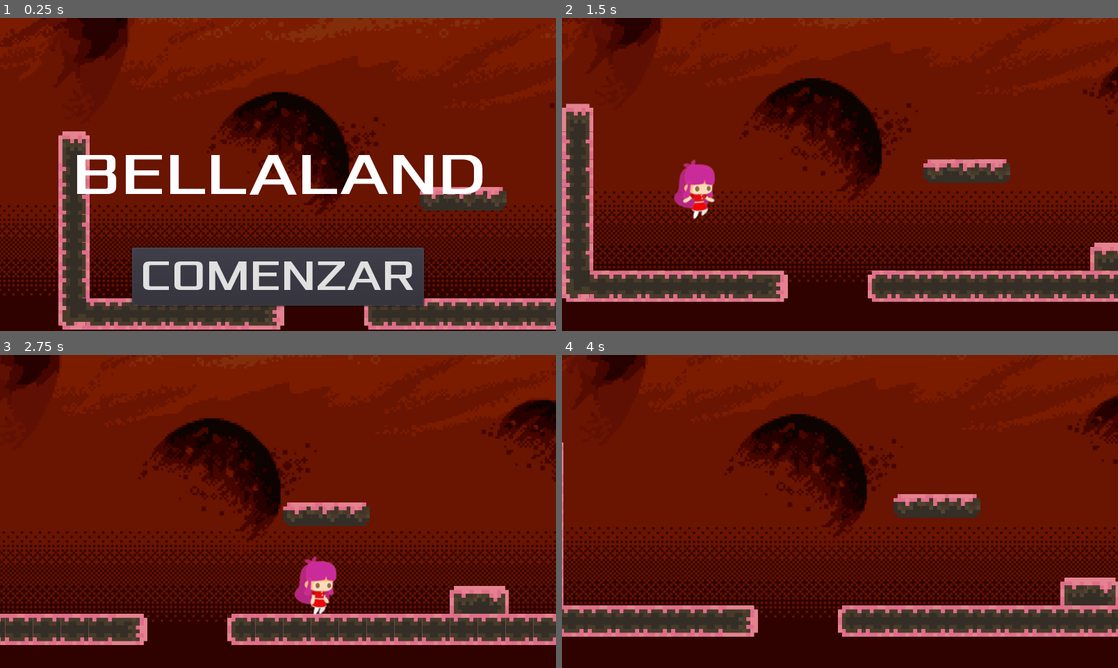
Above: before the commit, frames 1-4 (two rows, left to right).
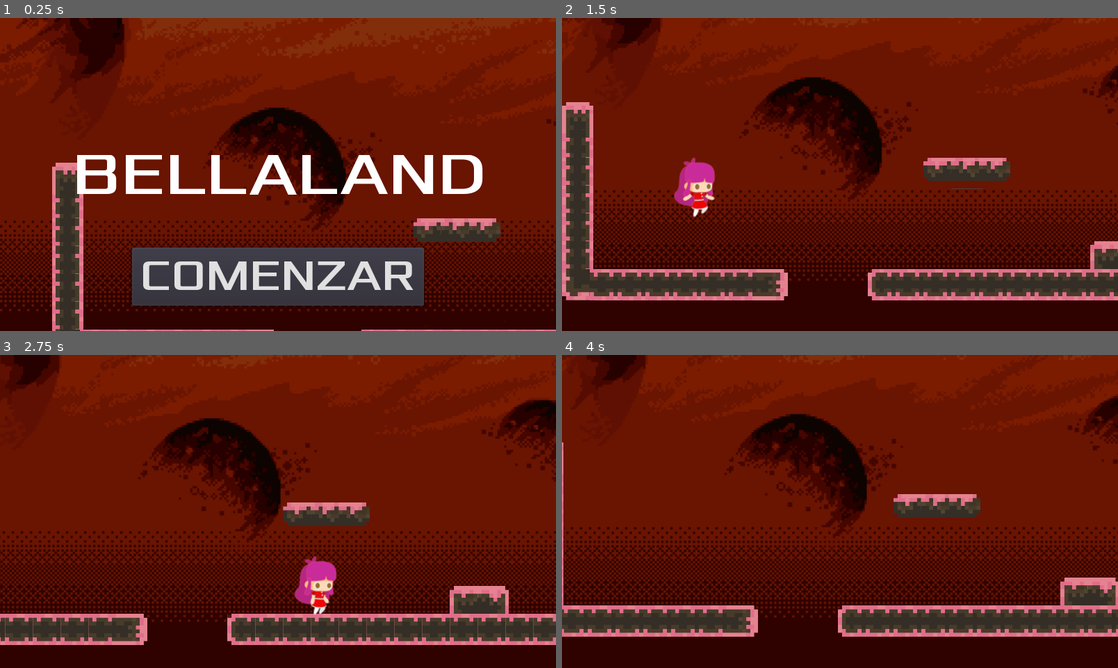
Above: after the commit, the same moments.

Repository: sebastian-sanchez-s/bellaland
Game: Godot game, scene res://src/scn/Bellaland.tscn
Same seed, same stepped clock (60 frames per second), same inputs: the game is played once before the commit and once after it.
Inputs:
- Up to frame 1 (0.25 s): no input
- Up to frame 2 (1.5 s): click "COMENZAR" at 0.5 s; hold Right (ui_right) from 1.28 s (still down); tap Up (ui_up) at 1.35 s
- Up to frame 3 (2.75 s): keep holding Right (ui_right); tap Up (ui_up) at 1.52, 1.82, 2.1, 2.27, 2.57 s
- Up to frame 4 (4 s): release Right (ui_right) at 2.78 s; hold Left (ui_left) 2.78-3.53 s; tap Up (ui_up) at 2.85, 3.6, 3.77 s; hold Right (ui_right) from 3.53 s (still down)

The runs differ from the first frame. In frame 1, 23% of the frame differs, in the area x 0-100%, y 0-100%; in frame 2, 10%; in frame 3, less than 0.1%; in frame 4, nothing differs.

Commit message:
Add sounds effect for jumping, death, game over and new backgroung music

Diff:
--- a/src/code/Bella.gd
+++ b/src/code/Bella.gd
@@ -43,6 +43,7 @@
 		if is_on_floor():
 			velocity.y -= jump_speed
 			$AnimatedSprite.play("Jump")
+			$JumpEffect.play()
 	if Input.is_action_just_pressed("ui_down"):
 		if not is_on_floor():
 			velocity.y += jump_speed*0.5
@@ -56,16 +57,18 @@
 
 func play_death() -> void:
 	$AnimatedSprite.play("Death")
+	$DeathSound.play()
 
 func _on_Bella_hitted() -> void:
 	lives -= 1
 	if lives == 0:
+		play_death()
 		emit_signal("player_dead", "hit")
 	else:
 		blink()
 
 func blink() -> void:
-	for i in range(4):
+	for _i in range(4):
 		$AnimatedSprite.modulate.a = 0.5
 		yield(get_tree().create_timer(BLINK_TIME), "timeout")
 		$AnimatedSprite.modulate.a = 1
--- a/src/code/Bellaland.gd
+++ b/src/code/Bellaland.gd
@@ -18,7 +18,7 @@
 
 	$HUD.show_start_menu()
 
-func _process(delta):
+func _process(_delta):
 	if Input.is_action_just_pressed("ui_end"):
 		exit()
 
--- a/src/code/HUD.gd
+++ b/src/code/HUD.gd
@@ -8,10 +8,12 @@
 func _ready():
 	game_over_timer = Timer.new()
 	add_child(game_over_timer)
-	game_over_timer.connect("timeout", self, "show_start_menu")
+	if  game_over_timer.connect("timeout", self, "show_start_menu"):
+		pass
 	game_over_timer.one_shot = true
 
 func show_game_over(msg):
+	$GameOver.play()
 	$MessageLabel.text = msg
 	$MessageLabel.show()
 
@@ -27,5 +29,6 @@
 
 func _on_StartButton_pressed():
 	emit_signal("start_game")
+	$Accept.play()
 	$MessageLabel.hide()
 	$StartButton.hide()
--- a/src/scn/Bella.tscn
+++ b/src/scn/Bella.tscn
@@ -1,410 +1,412 @@
-[gd_scene load_steps=104 format=2]
+[gd_scene load_steps=106 format=2]
 
 [ext_resource path="res://res/bella_sprites/Walk_sprite.png" type="Texture" id=1]
 [ext_resource path="res://res/bella_sprites/Jump_sprite.png" type="Texture" id=2]
 [ext_resource path="res://res/bella_sprites/Idle_sprite.png" type="Texture" id=3]
 [ext_resource path="res://res/bella_sprites/Dead_sprite.png" type="Texture" id=4]
+[ext_resource path="res://res/sound/vgdeathsound.wav" type="AudioStream" id=5]
+[ext_resource path="res://res/sound/jump.wav" type="AudioStream" id=7]
 [ext_resource path="res://src/code/Bella.gd" type="Script" id=117]
 
 [sub_resource type="AtlasTexture" id=1]
 flags = 4
+atlas = ExtResource( 4 )
+region = Rect2( 0, 0, 90, 75 )
+
+[sub_resource type="AtlasTexture" id=2]
+flags = 4
+atlas = ExtResource( 4 )
+region = Rect2( 90, 0, 90, 75 )
+
+[sub_resource type="AtlasTexture" id=3]
+flags = 4
+atlas = ExtResource( 4 )
+region = Rect2( 180, 0, 90, 75 )
+
+[sub_resource type="AtlasTexture" id=4]
+flags = 4
+atlas = ExtResource( 4 )
+region = Rect2( 270, 0, 90, 75 )
+
+[sub_resource type="AtlasTexture" id=5]
+flags = 4
+atlas = ExtResource( 4 )
+region = Rect2( 360, 0, 90, 75 )
+
+[sub_resource type="AtlasTexture" id=6]
+flags = 4
+atlas = ExtResource( 4 )
+region = Rect2( 450, 0, 90, 75 )
+
+[sub_resource type="AtlasTexture" id=7]
+flags = 4
+atlas = ExtResource( 4 )
+region = Rect2( 540, 0, 90, 75 )
+
+[sub_resource type="AtlasTexture" id=8]
+flags = 4
+atlas = ExtResource( 4 )
+region = Rect2( 630, 0, 90, 75 )
+
+[sub_resource type="AtlasTexture" id=9]
+flags = 4
+atlas = ExtResource( 4 )
+region = Rect2( 720, 0, 90, 75 )
+
+[sub_resource type="AtlasTexture" id=10]
+flags = 4
+atlas = ExtResource( 4 )
+region = Rect2( 810, 0, 90, 75 )
+
+[sub_resource type="AtlasTexture" id=11]
+flags = 4
+atlas = ExtResource( 4 )
+region = Rect2( 900, 0, 90, 75 )
+
+[sub_resource type="AtlasTexture" id=12]
+flags = 4
+atlas = ExtResource( 4 )
+region = Rect2( 990, 0, 90, 75 )
+
+[sub_resource type="AtlasTexture" id=13]
+flags = 4
+atlas = ExtResource( 4 )
+region = Rect2( 1080, 0, 90, 75 )
+
+[sub_resource type="AtlasTexture" id=14]
+flags = 4
+atlas = ExtResource( 4 )
+region = Rect2( 1170, 0, 90, 75 )
+
+[sub_resource type="AtlasTexture" id=15]
+flags = 4
+atlas = ExtResource( 4 )
+region = Rect2( 1260, 0, 90, 75 )
+
+[sub_resource type="AtlasTexture" id=16]
+flags = 4
+atlas = ExtResource( 4 )
+region = Rect2( 0, 75, 90, 75 )
+
+[sub_resource type="AtlasTexture" id=17]
+flags = 4
+atlas = ExtResource( 4 )
+region = Rect2( 90, 75, 90, 75 )
+
+[sub_resource type="AtlasTexture" id=18]
+flags = 4
+atlas = ExtResource( 4 )
+region = Rect2( 180, 75, 90, 75 )
+
+[sub_resource type="AtlasTexture" id=19]
+flags = 4
+atlas = ExtResource( 4 )
+region = Rect2( 270, 75, 90, 75 )
+
+[sub_resource type="AtlasTexture" id=20]
+flags = 4
+atlas = ExtResource( 4 )
+region = Rect2( 360, 75, 90, 75 )
+
+[sub_resource type="AtlasTexture" id=21]
+flags = 4
+atlas = ExtResource( 4 )
+region = Rect2( 450, 75, 90, 75 )
+
+[sub_resource type="AtlasTexture" id=22]
+flags = 4
+atlas = ExtResource( 4 )
+region = Rect2( 540, 75, 90, 75 )
+
+[sub_resource type="AtlasTexture" id=23]
+flags = 4
+atlas = ExtResource( 4 )
+region = Rect2( 630, 75, 90, 75 )
+
+[sub_resource type="AtlasTexture" id=24]
+flags = 4
+atlas = ExtResource( 4 )
+region = Rect2( 720, 75, 90, 75 )
+
+[sub_resource type="AtlasTexture" id=25]
+flags = 4
+atlas = ExtResource( 4 )
+region = Rect2( 810, 75, 90, 75 )
+
+[sub_resource type="AtlasTexture" id=26]
+flags = 4
+atlas = ExtResource( 4 )
+region = Rect2( 900, 75, 90, 75 )
+
+[sub_resource type="AtlasTexture" id=27]
+flags = 4
+atlas = ExtResource( 4 )
+region = Rect2( 990, 75, 90, 75 )
+
+[sub_resource type="AtlasTexture" id=28]
+flags = 4
+atlas = ExtResource( 4 )
+region = Rect2( 1080, 75, 90, 75 )
+
+[sub_resource type="AtlasTexture" id=29]
+flags = 4
+atlas = ExtResource( 4 )
+region = Rect2( 1170, 75, 90, 75 )
+
+[sub_resource type="AtlasTexture" id=30]
+flags = 4
+atlas = ExtResource( 4 )
+region = Rect2( 1260, 75, 90, 75 )
+
+[sub_resource type="AtlasTexture" id=31]
+flags = 4
 atlas = ExtResource( 1 )
 region = Rect2( 0, 0, 64, 70 )
 
-[sub_resource type="AtlasTexture" id=2]
+[sub_resource type="AtlasTexture" id=32]
 flags = 4
 atlas = ExtResource( 1 )
 region = Rect2( 64, 0, 64, 70 )
 
-[sub_resource type="AtlasTexture" id=3]
+[sub_resource type="AtlasTexture" id=33]
 flags = 4
 atlas = ExtResource( 1 )
 region = Rect2( 128, 0, 64, 70 )
 
-[sub_resource type="AtlasTexture" id=4]
+[sub_resource type="AtlasTexture" id=34]
 flags = 4
 atlas = ExtResource( 1 )
 region = Rect2( 192, 0, 64, 70 )
 
-[sub_resource type="AtlasTexture" id=5]
+[sub_resource type="AtlasTexture" id=35]
 flags = 4
 atlas = ExtResource( 1 )
 region = Rect2( 256, 0, 64, 70 )
 
-[sub_resource type="AtlasTexture" id=6]
+[sub_resource type="AtlasTexture" id=36]
 flags = 4
 atlas = ExtResource( 1 )
 region = Rect2( 320, 0, 64, 70 )
 
-[sub_resource type="AtlasTexture" id=7]
+[sub_resource type="AtlasTexture" id=37]
 flags = 4
 atlas = ExtResource( 1 )
 region = Rect2( 384, 0, 64, 70 )
 
-[sub_resource type="AtlasTexture" id=8]
+[sub_resource type="AtlasTexture" id=38]
 flags = 4
 atlas = ExtResource( 1 )
 region = Rect2( 448, 0, 64, 70 )
 
-[sub_resource type="AtlasTexture" id=9]
+[sub_resource type="AtlasTexture" id=39]
 flags = 4
 atlas = ExtResource( 1 )
 region = Rect2( 512, 0, 64, 70 )
 
-[sub_resource type="AtlasTexture" id=10]
+[sub_resource type="AtlasTexture" id=40]
 flags = 4
 atlas = ExtResource( 1 )
 region = Rect2( 576, 0, 64, 70 )
 
-[sub_resource type="AtlasTexture" id=11]
+[sub_resource type="AtlasTexture" id=41]
 flags = 4
 atlas = ExtResource( 1 )
 region = Rect2( 640, 0, 64, 70 )
 
-[sub_resource type="AtlasTexture" id=12]
+[sub_resource type="AtlasTexture" id=42]
 flags = 4
 atlas = ExtResource( 1 )
 region = Rect2( 704, 0, 64, 70 )
 
-[sub_resource type="AtlasTexture" id=13]
+[sub_resource type="AtlasTexture" id=43]
 flags = 4
 atlas = ExtResource( 1 )
 region = Rect2( 768, 0, 64, 70 )
 
-[sub_resource type="AtlasTexture" id=14]
+[sub_resource type="AtlasTexture" id=44]
 flags = 4
 atlas = ExtResource( 1 )
 region = Rect2( 832, 0, 64, 70 )
 
-[sub_resource type="AtlasTexture" id=15]
+[sub_resource type="AtlasTexture" id=45]
 flags = 4
 atlas = ExtResource( 1 )
 region = Rect2( 896, 0, 64, 70 )
 
-[sub_resource type="AtlasTexture" id=16]
+[sub_resource type="AtlasTexture" id=46]
 flags = 4
 atlas = ExtResource( 1 )
 region = Rect2( 960, 0, 64, 70 )
 
-[sub_resource type="AtlasTexture" id=17]
+[sub_resource type="AtlasTexture" id=47]
 flags = 4
 atlas = ExtResource( 1 )
 region = Rect2( 1024, 0, 64, 70 )
 
-[sub_resource type="AtlasTexture" id=18]
+[sub_resource type="AtlasTexture" id=48]
 flags = 4
 atlas = ExtResource( 1 )
 region = Rect2( 1088, 0, 64, 70 )
 
-[sub_resource type="AtlasTexture" id=19]
+[sub_resource type="AtlasTexture" id=49]
 flags = 4
 atlas = ExtResource( 1 )
 region = Rect2( 1152, 0, 64, 70 )
 
-[sub_resource type="AtlasTexture" id=20]
+[sub_resource type="AtlasTexture" id=50]
 flags = 4
 atlas = ExtResource( 1 )
 region = Rect2( 1216, 0, 64, 70 )
 
-[sub_resource type="AtlasTexture" id=21]
+[sub_resource type="AtlasTexture" id=51]
 flags = 4
 atlas = ExtResource( 2 )
 region = Rect2( 0, 0, 64, 70 )
 
-[sub_resource type="AtlasTexture" id=22]
+[sub_resource type="AtlasTexture" id=52]
 flags = 4
 atlas = ExtResource( 2 )
 region = Rect2( 64, 0, 64, 70 )
 
-[sub_resource type="AtlasTexture" id=23]
+[sub_resource type="AtlasTexture" id=53]
 flags = 4
 atlas = ExtResource( 2 )
 region = Rect2( 128, 0, 64, 70 )
 
-[sub_resource type="AtlasTexture" id=24]
+[sub_resource type="AtlasTexture" id=54]
 flags = 4
 atlas = ExtResource( 2 )
 region = Rect2( 192, 0, 64, 70 )
 
-[sub_resource type="AtlasTexture" id=25]
+[sub_resource type="AtlasTexture" id=55]
 flags = 4
 atlas = ExtResource( 2 )
 region = Rect2( 256, 0, 64, 70 )
 
-[sub_resource type="AtlasTexture" id=26]
+[sub_resource type="AtlasTexture" id=56]
 flags = 4
 atlas = ExtResource( 2 )
 region = Rect2( 320, 0, 64, 70 )
 
-[sub_resource type="AtlasTexture" id=27]
+[sub_resource type="AtlasTexture" id=57]
 flags = 4
 atlas = ExtResource( 2 )
 region = Rect2( 384, 0, 64, 70 )
 
-[sub_resource type="AtlasTexture" id=28]
+[sub_resource type="AtlasTexture" id=58]
 flags = 4
 atlas = ExtResource( 2 )
 region = Rect2( 448, 0, 64, 70 )
 
-[sub_resource type="AtlasTexture" id=29]
+[sub_resource type="AtlasTexture" id=59]
 flags = 4
 atlas = ExtResource( 2 )
 region = Rect2( 512, 0, 64, 70 )
 
-[sub_resource type="AtlasTexture" id=30]
+[sub_resource type="AtlasTexture" id=60]
 flags = 4
 atlas = ExtResource( 2 )
 region = Rect2( 576, 0, 64, 70 )
 
-[sub_resource type="AtlasTexture" id=31]
+[sub_resource type="AtlasTexture" id=61]
 flags = 4
 atlas = ExtResource( 2 )
 region = Rect2( 640, 0, 64, 70 )
 
-[sub_resource type="AtlasTexture" id=32]
+[sub_resource type="AtlasTexture" id=62]
 flags = 4
 atlas = ExtResource( 2 )
 region = Rect2( 704, 0, 64, 70 )
 
-[sub_resource type="AtlasTexture" id=33]
+[sub_resource type="AtlasTexture" id=63]
 flags = 4
 atlas = ExtResource( 2 )
 region = Rect2( 768, 0, 64, 70 )
 
-[sub_resource type="AtlasTexture" id=34]
+[sub_resource type="AtlasTexture" id=64]
 flags = 4
 atlas = ExtResource( 2 )
 region = Rect2( 832, 0, 64, 70 )
 
-[sub_resource type="AtlasTexture" id=35]
+[sub_resource type="AtlasTexture" id=65]
 flags = 4
 atlas = ExtResource( 2 )
 region = Rect2( 896, 0, 64, 70 )
 
-[sub_resource type="AtlasTexture" id=36]
+[sub_resource type="AtlasTexture" id=66]
 flags = 4
 atlas = ExtResource( 2 )
 region = Rect2( 960, 0, 64, 70 )
 
-[sub_resource type="AtlasTexture" id=37]
+[sub_resource type="AtlasTexture" id=67]
 flags = 4
 atlas = ExtResource( 2 )
 region = Rect2( 1024, 0, 64, 70 )
 
-[sub_resource type="AtlasTexture" id=38]
+[sub_resource type="AtlasTexture" id=68]
 flags = 4
 atlas = ExtResource( 2 )
 region = Rect2( 1088, 0, 64, 70 )
 
-[sub_resource type="AtlasTexture" id=39]
+[sub_resource type="AtlasTexture" id=69]
 flags = 4
 atlas = ExtResource( 2 )
 region = Rect2( 1152, 0, 64, 70 )
 
-[sub_resource type="AtlasTexture" id=40]
+[sub_resource type="AtlasTexture" id=70]
 flags = 4
 atlas = ExtResource( 2 )
 region = Rect2( 1216, 0, 64, 70 )
 
-[sub_resource type="AtlasTexture" id=41]
+[sub_resource type="AtlasTexture" id=71]
 flags = 4
 atlas = ExtResource( 2 )
 region = Rect2( 1280, 0, 64, 70 )
 
-[sub_resource type="AtlasTexture" id=42]
+[sub_resource type="AtlasTexture" id=72]
 flags = 4
 atlas = ExtResource( 2 )
 region = Rect2( 1344, 0, 64, 70 )
 
-[sub_resource type="AtlasTexture" id=43]
+[sub_resource type="AtlasTexture" id=73]
 flags = 4
 atlas = ExtResource( 2 )
 region = Rect2( 1408, 0, 64, 70 )
 
-[sub_resource type="AtlasTexture" id=44]
+[sub_resource type="AtlasTexture" id=74]
 flags = 4
 atlas = ExtResource( 2 )
 region = Rect2( 1472, 0, 64, 70 )
 
-[sub_resource type="AtlasTexture" id=45]
+[sub_resource type="AtlasTexture" id=75]
 flags = 4
 atlas = ExtResource( 2 )
 region = Rect2( 1536, 0, 64, 70 )
 
-[sub_resource type="AtlasTexture" id=46]
+[sub_resource type="AtlasTexture" id=76]
 flags = 4
 atlas = ExtResource( 2 )
 region = Rect2( 1600, 0, 64, 70 )
 
-[sub_resource type="AtlasTexture" id=47]
+[sub_resource type="AtlasTexture" id=77]
 flags = 4
 atlas = ExtResource( 2 )
 region = Rect2( 1664, 0, 64, 70 )
 
-[sub_resource type="AtlasTexture" id=48]
+[sub_resource type="AtlasTexture" id=78]
 flags = 4
 atlas = ExtResource( 2 )
 region = Rect2( 1728, 0, 64, 70 )
 
-[sub_resource type="AtlasTexture" id=49]
+[sub_resource type="AtlasTexture" id=79]
 flags = 4
 atlas = ExtResource( 2 )
 region = Rect2( 1792, 0, 64, 70 )
 
-[sub_resource type="AtlasTexture" id=50]
+[sub_resource type="AtlasTexture" id=80]
 flags = 4
 atlas = ExtResource( 2 )
 region = Rect2( 1856, 0, 64, 70 )
-
-[sub_resource type="AtlasTexture" id=51]
-flags = 4
-atlas = ExtResource( 4 )
-region = Rect2( 0, 0, 90, 75 )
-
-[sub_resource type="AtlasTexture" id=52]
-flags = 4
-atlas = ExtResource( 4 )
-region = Rect2( 90, 0, 90, 75 )
-
-[sub_resource type="AtlasTexture" id=53]
-flags = 4
-atlas = ExtResource( 4 )
-region = Rect2( 180, 0, 90, 75 )
-
-[sub_resource type="AtlasTexture" id=54]
-flags = 4
-atlas = ExtResource( 4 )
-region = Rect2( 270, 0, 90, 75 )
-
-[sub_resource type="AtlasTexture" id=55]
-flags = 4
-atlas = ExtResource( 4 )
-region = Rect2( 360, 0, 90, 75 )
-
-[sub_resource type="AtlasTexture" id=56]
-flags = 4
-atlas = ExtResource( 4 )
-region = Rect2( 450, 0, 90, 75 )
-
-[sub_resource type="AtlasTexture" id=57]
-flags = 4
-atlas = ExtResource( 4 )
-region = Rect2( 540, 0, 90, 75 )
-
-[sub_resource type="AtlasTexture" id=58]
-flags = 4
-atlas = ExtResource( 4 )
-region = Rect2( 630, 0, 90, 75 )
-
-[sub_resource type="AtlasTexture" id=59]
-flags = 4
-atlas = ExtResource( 4 )
-region = Rect2( 720, 0, 90, 75 )
-
-[sub_resource type="AtlasTexture" id=60]
-flags = 4
-atlas = ExtResource( 4 )
-region = Rect2( 810, 0, 90, 75 )
-
-[sub_resource type="AtlasTexture" id=61]
-flags = 4
-atlas = ExtResource( 4 )
-region = Rect2( 900, 0, 90, 75 )
-
-[sub_resource type="AtlasTexture" id=62]
-flags = 4
-atlas = ExtResource( 4 )
-region = Rect2( 990, 0, 90, 75 )
-
-[sub_resource type="AtlasTexture" id=63]
-flags = 4
-atlas = ExtResource( 4 )
-region = Rect2( 1080, 0, 90, 75 )
-
-[sub_resource type="AtlasTexture" id=64]
-flags = 4
-atlas = ExtResource( 4 )
-region = Rect2( 1170, 0, 90, 75 )
-
-[sub_resource type="AtlasTexture" id=65]
-flags = 4
-atlas = ExtResource( 4 )
-region = Rect2( 1260, 0, 90, 75 )
-
-[sub_resource type="AtlasTexture" id=66]
-flags = 4
-atlas = ExtResource( 4 )
-region = Rect2( 0, 75, 90, 75 )
-
-[sub_resource type="AtlasTexture" id=67]
-flags = 4
-atlas = ExtResource( 4 )
-region = Rect2( 90, 75, 90, 75 )
-
-[sub_resource type="AtlasTexture" id=68]
-flags = 4
-atlas = ExtResource( 4 )
-region = Rect2( 180, 75, 90, 75 )
-
-[sub_resource type="AtlasTexture" id=69]
-flags = 4
-atlas = ExtResource( 4 )
-region = Rect2( 270, 75, 90, 75 )
-
-[sub_resource type="AtlasTexture" id=70]
-flags = 4
-atlas = ExtResource( 4 )
-region = Rect2( 360, 75, 90, 75 )
-
-[sub_resource type="AtlasTexture" id=71]
-flags = 4
-atlas = ExtResource( 4 )
-region = Rect2( 450, 75, 90, 75 )
-
-[sub_resource type="AtlasTexture" id=72]
-flags = 4
-atlas = ExtResource( 4 )
-region = Rect2( 540, 75, 90, 75 )
-
-[sub_resource type="AtlasTexture" id=73]
-flags = 4
-atlas = ExtResource( 4 )
-region = Rect2( 630, 75, 90, 75 )
-
-[sub_resource type="AtlasTexture" id=74]
-flags = 4
-atlas = ExtResource( 4 )
-region = Rect2( 720, 75, 90, 75 )
-
-[sub_resource type="AtlasTexture" id=75]
-flags = 4
-atlas = ExtResource( 4 )
-region = Rect2( 810, 75, 90, 75 )
-
-[sub_resource type="AtlasTexture" id=76]
-flags = 4
-atlas = ExtResource( 4 )
-region = Rect2( 900, 75, 90, 75 )
-
-[sub_resource type="AtlasTexture" id=77]
-flags = 4
-atlas = ExtResource( 4 )
-region = Rect2( 990, 75, 90, 75 )
-
-[sub_resource type="AtlasTexture" id=78]
-flags = 4
-atlas = ExtResource( 4 )
-region = Rect2( 1080, 75, 90, 75 )
-
-[sub_resource type="AtlasTexture" id=79]
-flags = 4
-atlas = ExtResource( 4 )
-region = Rect2( 1170, 75, 90, 75 )
-
-[sub_resource type="AtlasTexture" id=80]
-flags = 4
-atlas = ExtResource( 4 )
-region = Rect2( 1260, 75, 90, 75 )
 
 [sub_resource type="AtlasTexture" id=81]
 flags = 4
@@ -488,19 +490,19 @@
 
 [sub_resource type="SpriteFrames" id=97]
 animations = [ {
-"frames": [ SubResource( 1 ), SubResource( 2 ), SubResource( …(281 unchanged characters)…  ), SubResource( 19 ), SubResource( 20 ) ],
+"frames": [ SubResource( 1 ), SubResource( 2 ), SubResource( …(281 unchanged characters)…  ), SubResource( 19 ), SubResource( 20 ), SubResource( 21 ), SubResource( 22 ), SubResource( 23 ), SubResource( 24 ), SubResource( 25 ), SubResource( 26 ), SubResource( 27 ), SubResource( 28 ), SubResource( 29 ), SubResource( 30 ) ],
+"loop": true,
+"name": "Death",
+"speed": 30.0
+}, {
+"frames": [ SubResource( 31 ), SubResource( 32 ), SubResource( 33 ), SubResource( 34 ), SubResource( 35 ), SubResource( 36 ), SubResource( 37 ), SubResource( 38 ), SubResource( 39 ), SubResource( 40 ), SubResource( 41 ), SubResource( 42 ), SubResource( 43 ), SubResource( 44 ), SubResource( 45 ), SubResource( 46 ), SubResource( 47 ), SubResource( 48 ), SubResource( 49 ), SubResource( 50 ) ],
 "loop": true,
 "name": "Walk",
 "speed": 20.0
 }, {
-"frames": [ SubResource( 21 ), SubResource( 22 ), SubResource( 23 ), SubResource( 24 ), SubResource( 25 ), SubResource( 26 ), SubResource( 27 ), SubResource( 28 ), SubResource( 29 ), SubResource( 30 ), SubResource( 31 ), SubResource( 32 ), SubResource( 33 ), SubResource( 34 ), SubResource( 35 ), SubResource( 36 ), SubResource( 37 ), SubResource( 38 ), SubResource( 39 ), SubResource( 40 ), SubResource( 41 ), SubResource( 42 ), SubResource( 43 ), SubResource( 44 ), SubResource( 45 ), SubResource( 46 ), SubResource( 47 ), SubResource( 48 ), SubResource( 49 ), SubResource( 50 ) ],
+"frames": [ SubResource( 51 ), SubResource( 52 ), SubResource( 53 ), SubResource( 54 ), SubResource( 55 ), SubResource( 56 ), SubResource( 57 ), SubResource( 58 ), SubResource( 59 ), SubResource( 60 ), SubResource( 61 ), SubResource( 62 ), SubResource( 63 ), SubResource( 64 ), SubResource( 65 ), SubResource( 66 ), SubResource( 67 ), SubResource( 68 ), SubResource( 69 ), SubResource( 70 ), SubResource( 71 ), SubResource( 72 ), SubResource( 73 ), SubResource( 74 ), SubResource( 75 ), SubResource( 76 ), SubResource( 77 ), SubResource( 78 ), SubResource( 79 ), SubResource( 80 ) ],
 "loop": true,
 "name": "Jump",
-"speed": 30.0
-}, {
-"frames": [ SubResource( 51 ), SubResource( 52 ), SubResource( 53 ), SubResource( 54 ), SubResource( 55 ), SubResource( 56 ), SubResource( 57 ), SubResource( 58 ), SubResource( 59 ), SubResource( 60 ), SubResource( 61 ), SubResource( 62 ), SubResource( 63 ), SubResource( 64 ), SubResource( 65 ), SubResource( 66 ), SubResource( 67 ), SubResource( 68 ), SubResource( 69 ), SubResource( 70 ), SubResource( 71 ), SubResource( 72 ), SubResource( 73 ), SubResource( 74 ), SubResource( 75 ), SubResource( 76 ), SubResource( 77 ), SubResource( 78 ), SubResource( 79 ), SubResource( 80 ) ],
-"loop": true,
-"name": "Death",
 "speed": 30.0
 }, {
 "frames": [ SubResource( 81 ), SubResource( 82 ), SubResource( 83 ), SubResource( 84 ), SubResource( 85 ), SubResource( …(198 unchanged characters)…
@@ -514,7 +516,6 @@
 height = 37.6617
 
 [node name="Bella" type="KinematicBody2D"]
-scale = Vector2( 3, 3 )
 collision_layer = 3
 script = ExtResource( 117 )
 
@@ -522,9 +523,16 @@
 position = Vector2( -27.8334, -32 )
 scale = Vector2( 0.974074, 1 )
 frames = SubResource( 97 )
-animation = "Idle"
+animation = "Jump"
+frame = 1
 centered = false
 
 [node name="CollisionShape2D" type="CollisionShape2D" parent="."]
 position = Vector2( 4.97149, 5.94015 )
 shape = SubResource( 98 )
+
+[node name="JumpEffect" type="AudioStreamPlayer2D" parent="."]
+stream = ExtResource( 7 )
+
+[node name="DeathSound" type="AudioStreamPlayer2D" parent="."]
+stream = ExtResource( 5 )
--- a/src/scn/Bellaland.tscn
+++ b/src/scn/Bellaland.tscn
@@ -2,7 +2,7 @@
 
 [ext_resource path="res://src/scn/Bella.tscn" type="PackedScene" id=1]
 [ext_resource path="res://src/scn/Map.tscn" type="PackedScene" id=2]
-[ext_resource path="res://res/sound/jump and run - tropics.ogg" type="AudioStream" id=3]
+[ext_resource path="res://res/sound/Rising.ogg" type="AudioStream" id=3]
 [ext_resource path="res://src/code/Bellaland.gd" type="Script" id=4]
 [ext_resource path="res://res/map/bg/dark_sky.png" type="Texture" id=5]
 [ext_resource path="res://src/scn/HUD.tscn" type="PackedScene" id=6]
@@ -34,8 +34,7 @@
 [node name="Map" parent="." instance=ExtResource( 2 )]
 
 [node name="Bella" parent="." instance=ExtResource( 1 )]
-position = Vector2( 72, 136 )
-scale = Vector2( 1, 1 )
+position = Vector2( 100, 100 )
 z_index = 1
 
 [node name="Camera2D" type="Camera2D" parent="Bella"]
--- a/src/scn/HUD.tscn
+++ b/src/scn/HUD.tscn
@@ -1,7 +1,9 @@
-[gd_scene load_steps=5 format=2]
+[gd_scene load_steps=7 format=2]
 
 [ext_resource path="res://res/fonts/Xolonium-Regular.ttf" type="DynamicFontData" id=1]
 [ext_resource path="res://src/code/HUD.gd" type="Script" id=2]
+[ext_resource path="res://res/sound/GAMEOVER.wav" type="AudioStream" id=3]
+[ext_resource path="res://res/sound/GUI_accept.wav" type="AudioStream" id=4]
 
 [sub_resource type="DynamicFont" id=1]
 size = 70
@@ -16,6 +18,7 @@
 script = ExtResource( 2 )
 
 [node name="MessageLabel" type="Label" parent="."]
+visible = false
 anchor_left = 0.5
 anchor_top = 0.5
 anchor_right = 0.5
@@ -34,6 +37,7 @@
 }
 
 [node name="StartButton" type="Button" parent="."]
+visible = false
 anchor_left = 0.5
 anchor_top = 1.0
 anchor_right = 0.5
@@ -47,4 +51,10 @@
 __meta__ = {
 "_edit_use_anchors_": false
 }
+
+[node name="GameOver" type="AudioStreamPlayer" parent="."]
+stream = ExtResource( 3 )
+
+[node name="Accept" type="AudioStreamPlayer" parent="."]
+stream = ExtResource( 4 )
 [connection signal="pressed" from="StartButton" to="." method="_on_StartButton_pressed"]
Not shown, added: res/sound/GAMEOVER.wav.import
Not shown, added: res/sound/GUI_accept.wav.import
Not shown, added: res/sound/Rising.ogg.import
Not shown, added: res/sound/gui accept.ogg.import
Not shown, added: res/sound/jump.ogg.import
Not shown, added: res/sound/jump.wav.import
Not shown, added: res/sound/vgdeathsound.ogg.import
Not shown, added: res/sound/vgdeathsound.wav.import
Not shown, added: res/sound/GAMEOVER.wav
Not shown, added: res/sound/GUI_accept.wav
Not shown, added: res/sound/Rising.ogg
Not shown, added: res/sound/gui accept.mp3
(and 6 more such lines)
